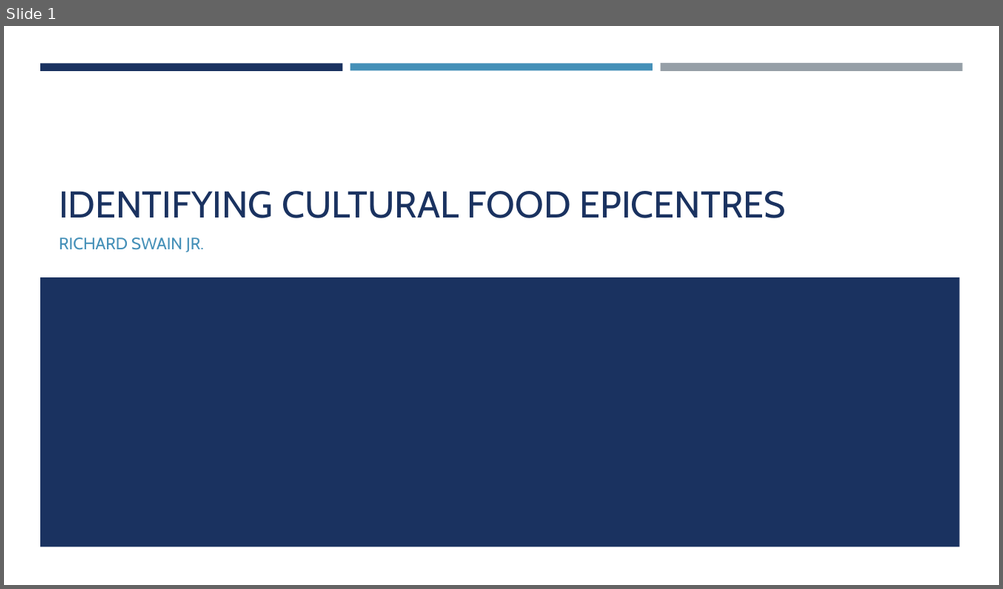
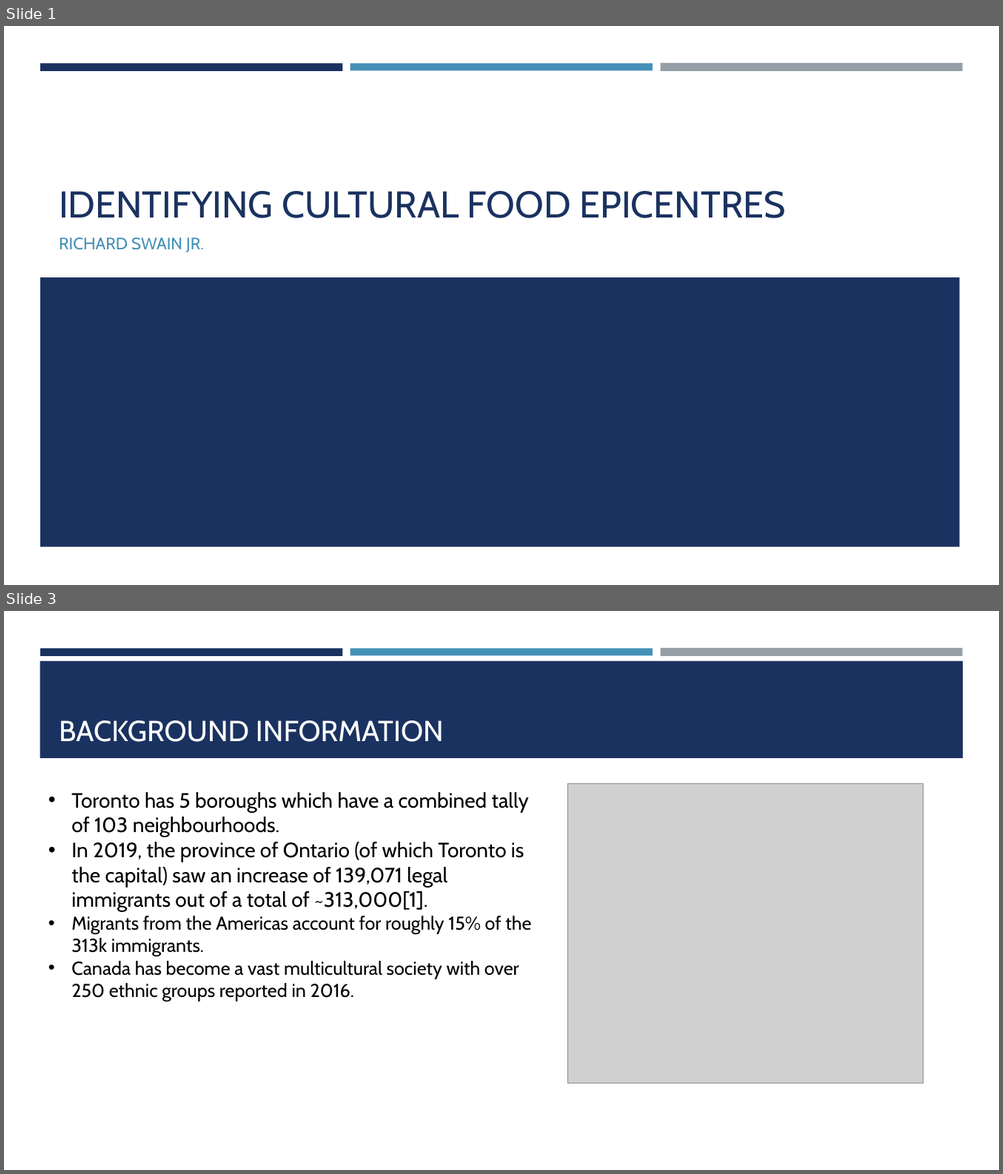
Before and after one commit to Exswain/Neighbourhood-Capstone, a slide deck: Data Science Final Project Presentation.pptx. Shown one above the other, each under a label of ours: slide 1 before the commit, slides 1 and 3 after it; the slides between them are not shown. The pictures are 1003x589 and 1003x1174 pixels, drawn with LibreOffice and Linux fonts; fonts in the diff are those of the drawing; grey boxes stand for pictures. Boxes give left, top, right and bottom in pixels: in the first picture for what was removed or moved away, otherwise in the second. Text is boxed around its words. In the diff, an @@ line names an element or a change of style, - is before the commit and + after.

```diff
--- a/Data Science Final Project Presentation.pptx
+++ b/Data Science Final Project Presentation.pptx
@@ slide 3 added at bbox=[4, 611, 999, 1170], background #FFFFFF; not listed: 3 template elements that a slide beside it also shows @@
@@ rectangle added at bbox=[40, 661, 963, 758], fill #1A3260 @@
@@ title added at bbox=[59, 721, 444, 742], 28 pt, text #FFFFFF @@
+BACKGROUND INFORMATION
@@ picture added at bbox=[568, 784, 923, 1084] @@
@@ text added at bbox=[71, 792, 531, 1002], 20 pt, text #000000 @@
+• Toronto has 5 boroughs which have a combined tally of 103 neighbourhoods.
+• In 2019, the province of Ontario (of which Toronto is the capital) saw an increase of 139,071 legal immigrants out of a total of ~313,000[1].
+• Migrants from the Americas account for roughly 15% of the 313k immigrants.
+• Canada has become a vast multicultural society with over 250 ethnic groups reported in 2016.
```
Also in this commit, not shown: 6 other slides added, 1 slide removed, 1 other file.
